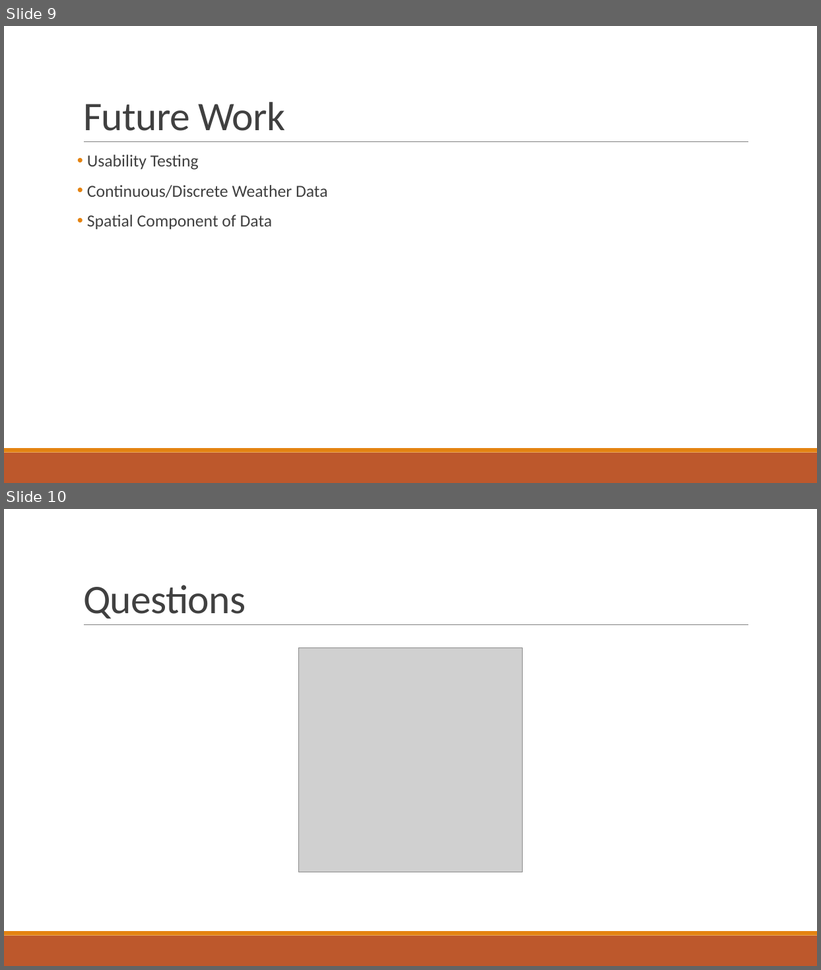
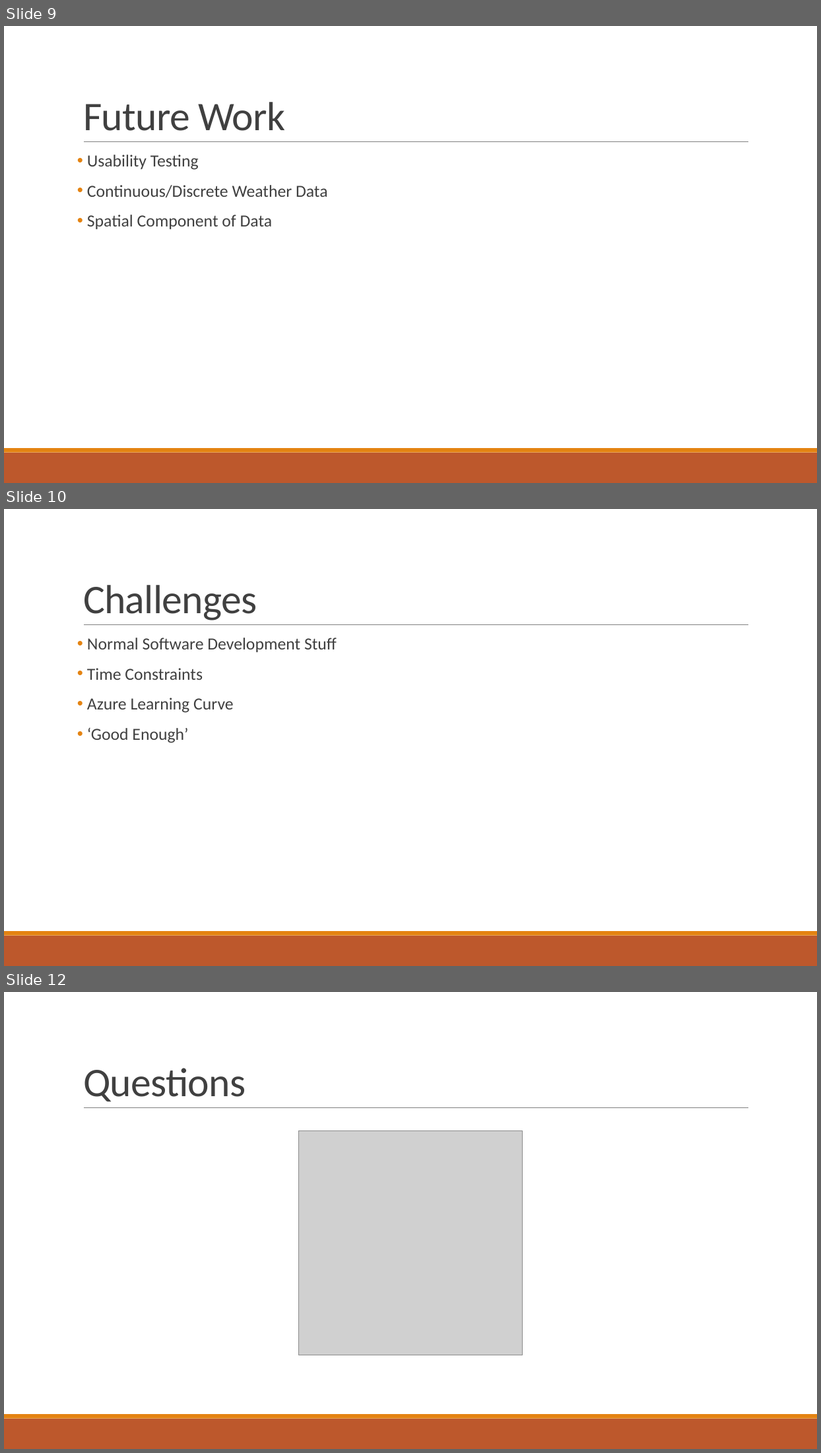
Before and after one commit to npalacio/School, a slide deck: Capstone/Presentation/CapstoneProposal.pptx. Shown one above the other, each under a label of ours: slides 9 and 10 before the commit, slides 9, 10 and 12 after it; the slides between them are not shown. The pictures are 821x970 and 821x1453 pixels, drawn with LibreOffice and Linux fonts; fonts in the diff are those of the drawing; grey boxes stand for pictures. Boxes give left, top, right and bottom in pixels: in the first picture for what was removed or moved away, otherwise in the second. Text is boxed around its words. In the diff, an @@ line names an element or a change of style, - is before the commit and + after.

Commit message:
done

```diff
--- a/Capstone/Presentation/CapstoneProposal.pptx
+++ b/Capstone/Presentation/CapstoneProposal.pptx
@@ slide 10 added at box(4, 509, 817, 966), background #FFFFFF; not listed: 3 template elements that a slide beside it also shows @@
@@ title added at box(83, 585, 257, 621), 48 pt, text #404040 @@
+Challenges
@@ text added at box(87, 638, 337, 743), 20 pt, text #404040 @@
+• Normal Software Development Stuff
+• Time Constraints
+• Azure Learning Curve
+• ‘Good Enough’
@@ what was slide 10 is now slide 12 @@
```
Also in this commit, not shown: 1 other slide added.
